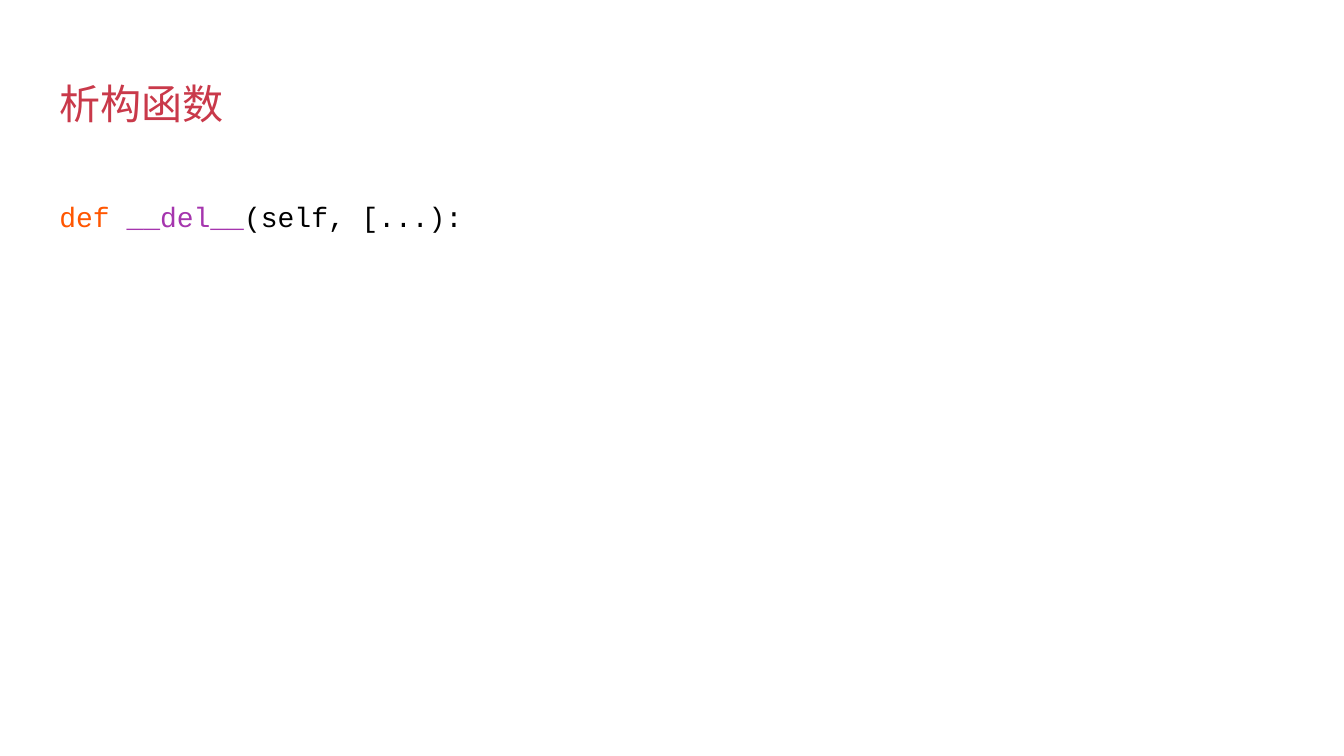
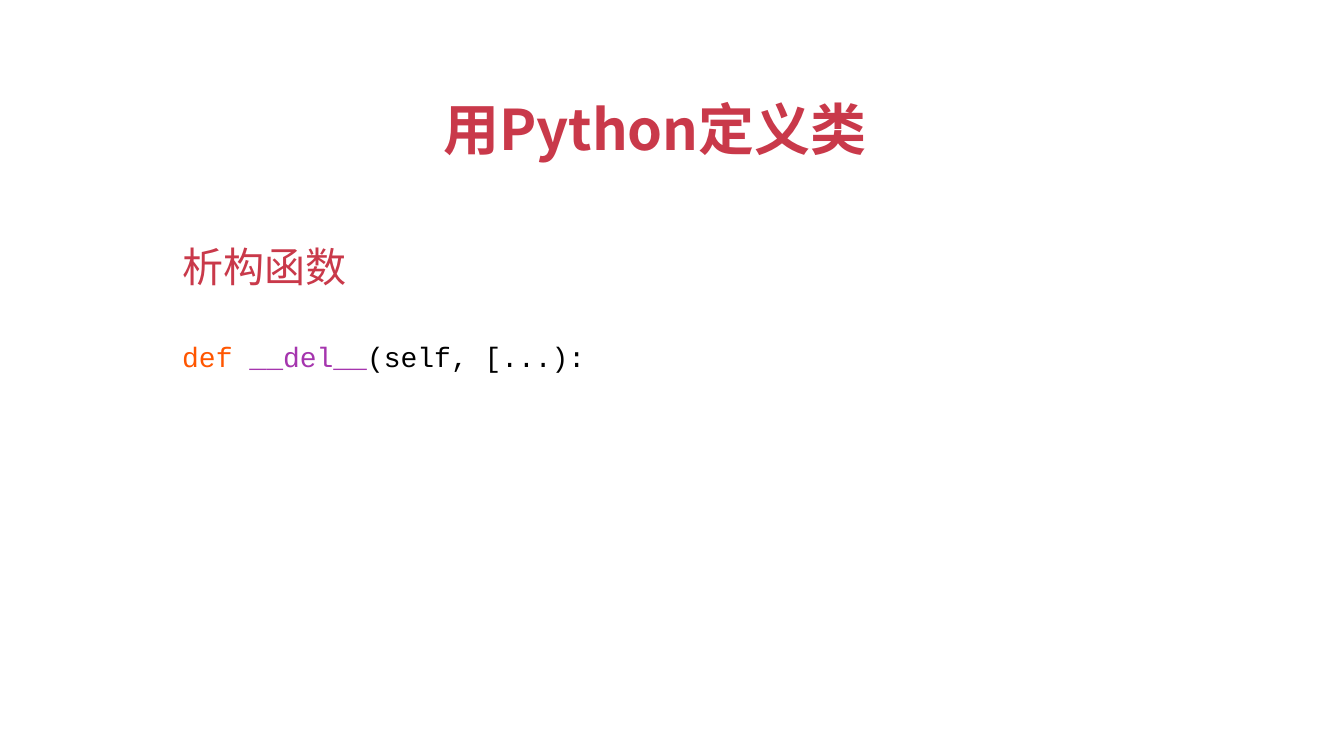
Before and after one commit to albert-feng/Python_OOP, a slide deck: slide 4 of ppt/3.1-用Python新建类.pptx. Drawn at 1344x756 pixels with LibreOffice and Linux fonts; fonts in the diff are those of the drawing. Boxes give left, top, right and bottom in pixels: in the first picture for what was removed or moved away, otherwise in the second. Text is boxed around its words. In the diff, an @@ line names an element or a change of style, - is before the commit and + after.

```diff
--- a/ppt/3.1-用Python新建类.pptx
+++ b/ppt/3.1-用Python新建类.pptx
@@ text added at [443, 102, 867, 163], 30 pt, text #C9394A, bold @@
+用Python定义类
@@ title "析构函数": place and size @@
-title "析构函数" at [59, 84, 223, 123]
+title "析构函数" at [182, 247, 346, 286]
@@ text "def __del__(self, [...):": place and size @@
-text "def __del__(self, [...):" at [59, 207, 345, 233]
+text "def __del__(self, [...):" at [182, 347, 467, 373]
```
Also in this commit, not shown: 4 other slides changed, 4 other files.
